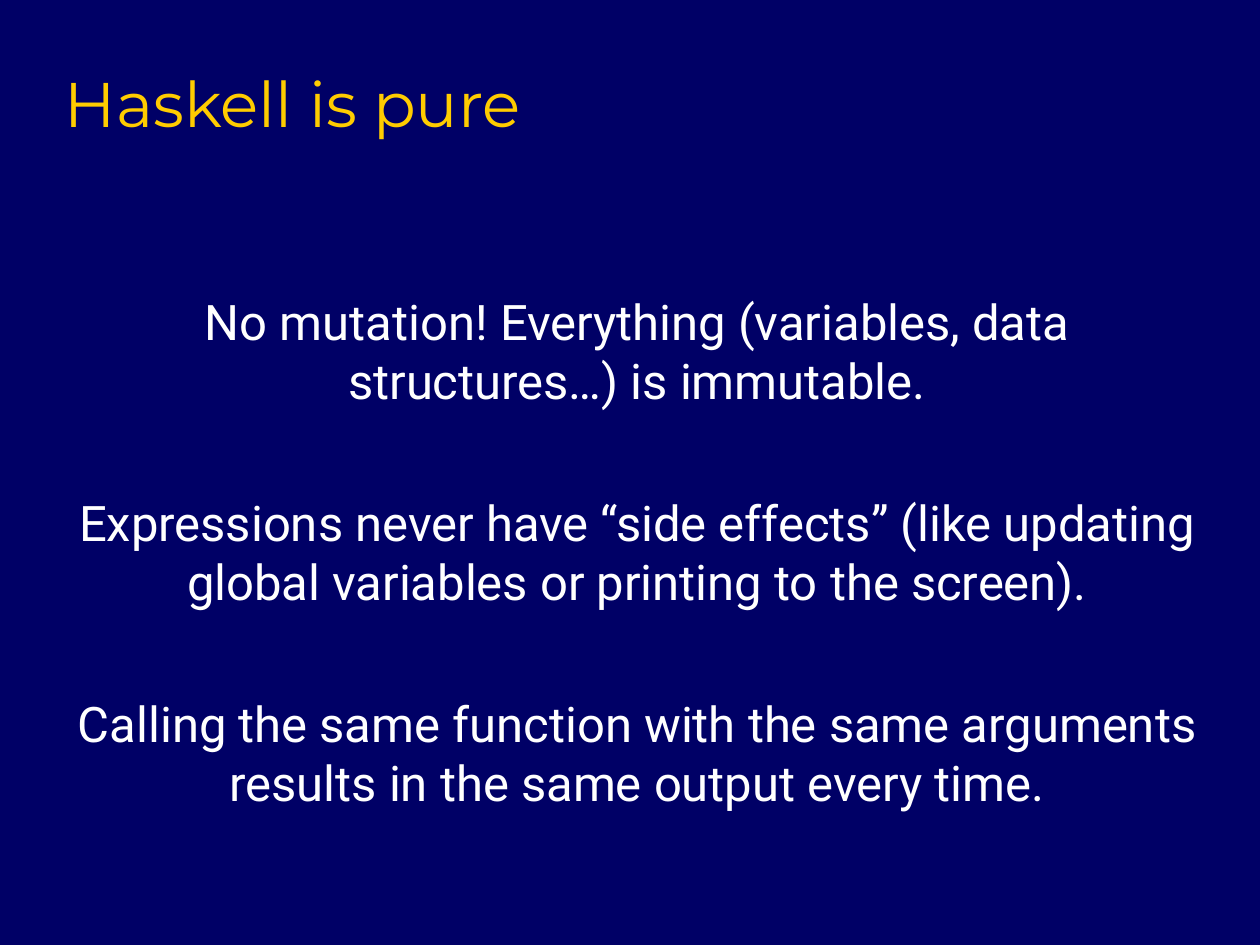
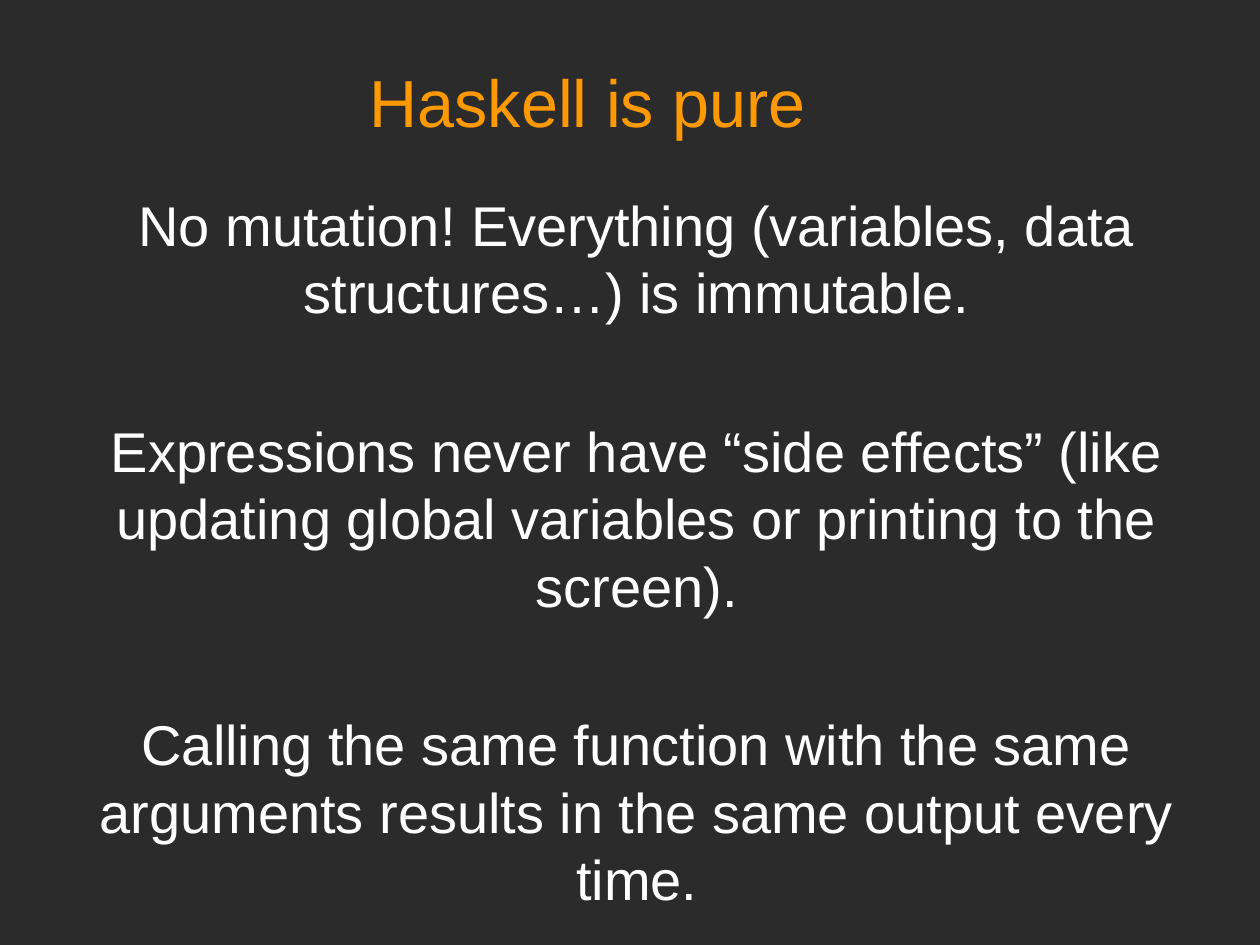
Before and after one commit to ouanixi/FPDundee, a slide deck: slide 7 of week1/week1.ppt. Drawn at 1260x945 pixels with LibreOffice and Linux fonts; fonts in the diff are those of the drawing; background and template pictures are left out; a plain dark background stands for a picture behind light text. Boxes give left, top, right and bottom in pixels: in the first picture for what was removed or moved away, otherwise in the second. Text is boxed around its words. In the diff, an @@ line names an element or a change of style, - is before the commit and + after.

```diff
--- a/week1/week1.ppt
+++ b/week1/week1.ppt
@@ background #000066 to picture (left out) @@
@@ title "Haskell is pure" at bbox=[370, 78, 806, 139]: size 36 to 38 pt, font Montserrat to Arial, text colour #FFCC00 to #FF9900; alignment left to centre @@
@@ subtitle "No mutation! Everything (variables, data ..." at bbox=[99, 205, 1173, 901]: size 28 to 32 pt, font Roboto to Arial @@
```
Also in this commit, not shown: 9 other slides changed, 1 other file.
